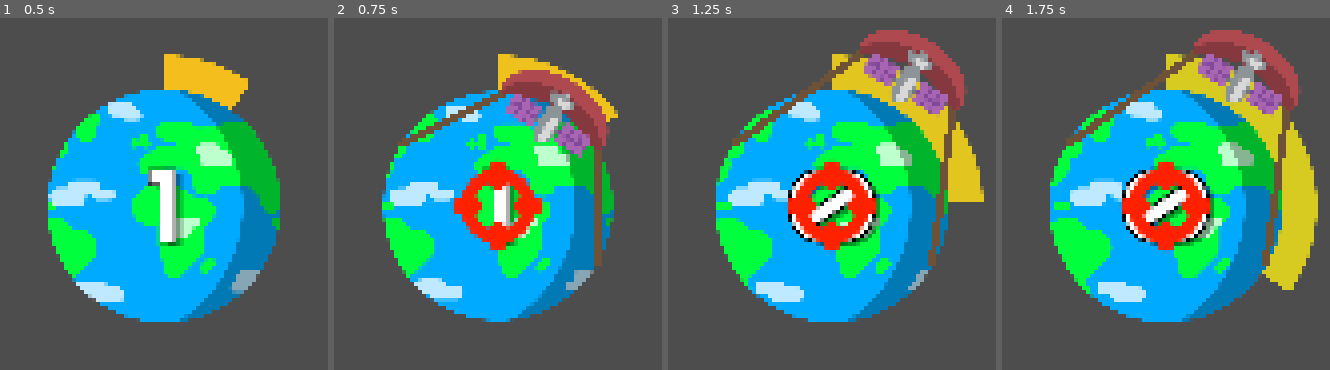
Above: before the commit, frames 1-4 (left to right).
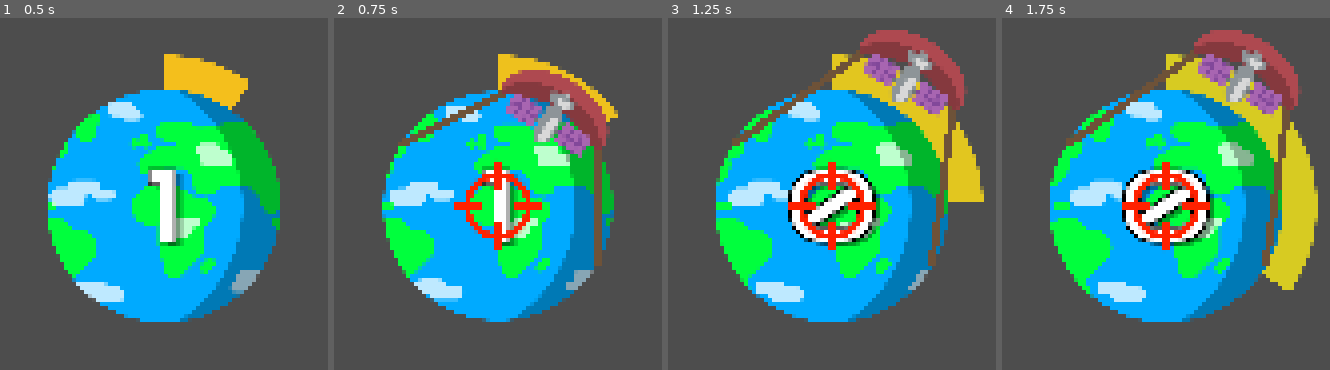
Above: after the commit, the same moments.

Repository: Andreas-R/GmtkJam2025
Game: Godot game, scene res://Scenes/_Slingshot.tscn
Same seed, same stepped clock (60 frames per second), same inputs: the game is played once before the commit and once after it. This scene is started directly instead of the project's main scene.
Inputs (mouse positions are in pixels of both pictures, inside the frame that each line leads up to):
- Up to frame 1 (0.5 s): no input
- Up to frame 2 (0.75 s): drag from (498, 204) to (outside the picture) at 0.52 s
- Up to frame 3 (1.25 s): no input
- Up to frame 4 (1.75 s): drag from (outside the picture) to (1166, 204) at 1.27 s

Frame 1 is identical in both runs. In frame 2, 1.6% of the frame differs, in the area x 36-64%, y 40-66%; in frame 3, 1.7%; in frame 4, 1.7%.
Error in both runs: Attempt to call function 'get_closest_orbit' in base 'null instance' on a null instance. (res://Scripts/Earth/Slingshot.gd:45)

Commit message:
asteroids

Diff:
--- /dev/null
+++ b/gmtkjam2025/Prefabs/Asteroids/Asteroid.tscn
@@ -0,0 +1,34 @@
+[gd_scene load_steps=6 format=3 uid="uid://dgtbp2f3kvwbm"]
+
+[ext_resource type="Texture2D" uid="uid://cc28yn4kaeg58" path="res://Sprites/fire_particle.png" id="1_cfvhy"]
+[ext_resource type="Script" uid="uid://y4m4keixdbmq" path="res://Scripts/Asteroids/Asteroid.gd" id="1_sd8hf"]
+[ext_resource type="Texture2D" uid="uid://c353q28m5pna2" path="res://Sprites/asteroid.png" id="2_3usoh"]
+
+[sub_resource type="Curve" id="Curve_uddbi"]
+_data = [Vector2(0, 1), 0.0, 0.0, 0, 0, Vector2(0.747774, 1), 0.0, 0.0, 0, 0, Vector2(1, 0), 0.0, 0.0, 0, 0]
+point_count = 3
+
+[sub_resource type="Gradient" id="Gradient_uddbi"]
+offsets = PackedFloat32Array(0, 0.533762, 1)
+colors = PackedColorArray(1, 0.766667, 0, 1, 0.947849, 0.539579, 3.85046e-07, 1, 0.95, 0.253333, 0, 1)
+
+[node name="Asteroid" type="Node2D"]
+script = ExtResource("1_sd8hf")
+
+[node name="CPUParticles2D" type="CPUParticles2D" parent="."]
+amount = 100
+texture = ExtResource("1_cfvhy")
+lifetime = 0.5
+direction = Vector2(0, 0)
+spread = 180.0
+gravity = Vector2(0, 0)
+initial_velocity_min = 75.0
+initial_velocity_max = 100.0
+damping_min = 50.0
+damping_max = 50.0
+scale_amount_min = 0.5
+scale_amount_curve = SubResource("Curve_uddbi")
+color_ramp = SubResource("Gradient_uddbi")
+
+[node name="Sprite2D" type="Sprite2D" parent="."]
+texture = ExtResource("2_3usoh")
--- /dev/null
+++ b/gmtkjam2025/Prefabs/Asteroids/AsteroidIndicator.tscn
@@ -0,0 +1,21 @@
+[gd_scene load_steps=6 format=3 uid="uid://c1j2tp45dchvs"]
+
+[ext_resource type="Script" uid="uid://vqprp6cie783" path="res://Scripts/Asteroids/AsteroidIndicator.gd" id="1_5lxp3"]
+[ext_resource type="Shader" uid="uid://pcvpb3fkmf04" path="res://Shaders/AsteroidIndicator.gdshader" id="2_ktvug"]
+[ext_resource type="Texture2D" uid="uid://dqc0jt88oe0ra" path="res://Sprites/pixel.png" id="3_yjk4k"]
+[ext_resource type="PackedScene" uid="uid://dgtbp2f3kvwbm" path="res://Prefabs/Asteroids/Asteroid.tscn" id="4_ktvug"]
+
+[sub_resource type="ShaderMaterial" id="ShaderMaterial_ny5p3"]
+shader = ExtResource("2_ktvug")
+
+[node name="AsteroidIndicator" type="Node2D"]
+script = ExtResource("1_5lxp3")
+
+[node name="Indicator" type="Sprite2D" parent="."]
+modulate = Color(1, 0, 0, 1)
+material = SubResource("ShaderMaterial_ny5p3")
+scale = Vector2(10000, 100)
+texture = ExtResource("3_yjk4k")
+
+[node name="Asteroid" parent="." instance=ExtResource("4_ktvug")]
+position = Vector2(-5000, 0)
--- /dev/null
+++ b/gmtkjam2025/Prefabs/Asteroids/AsteroidSpawner.tscn
@@ -0,0 +1,10 @@
+[gd_scene load_steps=2 format=3 uid="uid://de0u73wtib4ax"]
+
+[ext_resource type="Script" uid="uid://co1mgx2l14s26" path="res://Scripts/Asteroids/AsteroidSpawner.gd" id="1_242ql"]
+
+[node name="AsteroidSpawner" type="Node2D"]
+script = ExtResource("1_242ql")
+
+[node name="Timer" type="Timer" parent="."]
+
+[connection signal="timeout" from="Timer" to="." method="on_timer_timeout"]
--- a/gmtkjam2025/Prefabs/Earth.tscn
+++ b/gmtkjam2025/Prefabs/Earth.tscn
@@ -1,6 +1,6 @@
 [gd_scene load_steps=15 format=3 uid="uid://jxwaqtrcn11h"]
 
-[ext_resource type="Script" uid="uid://bw50u5b4atcvu" path="res://Scripts/Earth.gd" id="1_cbl6o"]
+[ext_resource type="Script" uid="uid://bw50u5b4atcvu" path="res://Scripts/Earth/Earth.gd" id="1_cbl6o"]
 [ext_resource type="Texture2D" uid="uid://bg1opds3ehr18" path="res://Sprites/earth.png" id="2_b5ctf"]
 [ext_resource type="Texture2D" uid="uid://dk8ydtsudh3v2" path="res://Sprites/continents.png" id="3_b5ctf"]
 [ext_resource type="Script" uid="uid://cjr7jmyyfrkk1" path="res://Scripts/Earth/Parallax.gd" id="3_ctwuv"]
--- a/gmtkjam2025/Scenes/RedLine.tscn
+++ /dev/null
@@ -1,8 +0,0 @@
-[gd_scene load_steps=0 format=3 uid="uid://c1j2tp45dchvs"]
-
-[node name="Line" type="Node2D"]
-
-[node name="Line2D" type="Line2D" parent="."]
-points = PackedVector2Array(0, 0, 100, 0)
-width = 5.0
-default_color = Color(1, 0, 0, 1)
--- /dev/null
+++ b/gmtkjam2025/Scenes/_Asteroids.tscn
@@ -0,0 +1,16 @@
+[gd_scene load_steps=4 format=3 uid="uid://crwvhx17ps27p"]
+
+[ext_resource type="PackedScene" uid="uid://jxwaqtrcn11h" path="res://Prefabs/Earth.tscn" id="1_14jdv"]
+[ext_resource type="PackedScene" uid="uid://6f3mt2biylhl" path="res://Prefabs/OrbitManager.tscn" id="2_a21cb"]
+[ext_resource type="PackedScene" uid="uid://de0u73wtib4ax" path="res://Prefabs/Asteroids/AsteroidSpawner.tscn" id="3_sm5vq"]
+
+[node name="Main" type="Node2D"]
+
+[node name="Camera2D" type="Camera2D" parent="."]
+zoom = Vector2(0.5, 0.5)
+
+[node name="Earth" parent="." instance=ExtResource("1_14jdv")]
+
+[node name="OrbitManager" parent="." instance=ExtResource("2_a21cb")]
+
+[node name="AsteroidSpawner" parent="." instance=ExtResource("3_sm5vq")]
--- /dev/null
+++ b/gmtkjam2025/Scripts/Asteroids/Asteroid.gd
@@ -0,0 +1,3 @@
+class_name Asteroid
+
+extends Node2D
--- /dev/null
+++ b/gmtkjam2025/Scripts/Asteroids/AsteroidIndicator.gd
@@ -0,0 +1,27 @@
+class_name AsteroidIndicator
+
+extends Node2D
+
+static var asteroid_prefab: PackedScene = load("res://Prefabs/Asteroids/Asteroid.tscn") as PackedScene
+
+@onready var indicator: Sprite2D = $Indicator
+@onready var asteroid: Asteroid = $Asteroid
+
+var spawn_tween: Tween
+
+func spawn():
+    indicator.scale.y = 0
+    indicator.visible = true
+    indicator.modulate = Color(1.0, 0.5, 0.0, 1.0)
+
+    spawn_tween = create_tween().set_ease(Tween.EASE_IN)
+    spawn_tween.set_parallel(true)
+    spawn_tween.tween_property(indicator, "scale", Vector2(indicator.scale.x, 60), 4.0)
+    spawn_tween.tween_property(indicator, "modulate", Color(1.0, 0.0, 0.0, 1.0), 0.5).set_delay(4.0)
+    spawn_tween.tween_property(indicator, "scale", Vector2(indicator.scale.x, 5), 0.75).set_delay(4.75)
+    spawn_tween.tween_property(asteroid, "position", Vector2(-asteroid.position.x, asteroid.position.y), 4.0).set_delay(4.0)
+    spawn_tween.tween_property(indicator, "scale", Vector2(indicator.scale.x, 0), 0.5).set_delay(7.0)
+    spawn_tween.tween_callback(cleanup).set_delay(8.0)
+
+func cleanup():
+    queue_free()
--- /dev/null
+++ b/gmtkjam2025/Scripts/Asteroids/AsteroidSpawner.gd
@@ -0,0 +1,44 @@
+class_name AsteroidSpawner
+
+extends Node2D
+
+static var asteroid_indicator_prefab: PackedScene = load("res://Prefabs/Asteroids/AsteroidIndicator.tscn") as PackedScene
+
+@onready var orbitManager: OrbitManager = $/root/Main/OrbitManager
+@onready var timer: Timer = $Timer
+
+var spawnTime: float = 5.0;
+var last_angle: float = 0;
+
+func _ready() -> void:
+    last_angle = randf_range(0, 2 * PI)
+    start_timer(spawnTime)
+
+func start_timer(wait_time: float):
+    timer.start(wait_time)
+
+func on_timer_timeout() -> void:
+    spawn_asteroid_indicator()
+    start_timer(spawnTime)
+
+func spawn_asteroid_indicator():
+    var number_of_orbits := orbitManager._orbits.size();
+
+    var min_dist := orbitManager.orbit_radius_offset - orbitManager.orbit_radius_offset * 0.25
+    var max_dist: float = 0
+
+    if number_of_orbits <= 1:
+        max_dist = min_dist
+    else:
+        max_dist = orbitManager.orbit_radius_offset + (number_of_orbits - 1.5) * orbitManager.orbit_radius_distance
+
+    var rand_dist = randf_range(min_dist, max_dist)
+    var rand_angle = last_angle + randf_range(PI * 0.25, PI * 1.75)
+    last_angle = rand_angle
+
+    var asteroid_indicator := asteroid_indicator_prefab.instantiate() as AsteroidIndicator
+    self.add_child(asteroid_indicator)
+    asteroid_indicator.global_position = Vector2(0, rand_dist).rotated(rand_angle)
+    asteroid_indicator.global_rotation = rand_angle
+
+    asteroid_indicator.spawn()
--- a/gmtkjam2025/Scripts/Earth/SatelliteCounter.gd
+++ b/gmtkjam2025/Scripts/Earth/SatelliteCounter.gd
@@ -32,6 +32,13 @@
     wobble()
     start_timer(spawnTime)
 
+func update_counter():
+    counterLabel.text = str(satelliteCount)
+
+func decrease_counter():
+    satelliteCount -= 1
+    counterLabel.text = str(satelliteCount)
+
 func wobble():
     if wobble_tween != null:
         wobble_tween.kill()
@@ -40,10 +47,3 @@
     wobble_tween.tween_property(counterPivot, "scale", Vector2(1.5, 1.5), 0.1)
     wobble_tween.tween_property(counterPivot, "scale", Vector2(0.75, 0.75), 0.1)
     wobble_tween.tween_property(counterPivot, "scale", Vector2(1, 1), 0.1)
-
-func update_counter():
-    counterLabel.text = str(satelliteCount)
-
-func decrease_counter():
-    satelliteCount -= 1
-    counterLabel.text = str(satelliteCount)
--- a/gmtkjam2025/Scripts/Earth/Slingshot.gd
+++ b/gmtkjam2025/Scripts/Earth/Slingshot.gd
@@ -53,7 +53,9 @@
 
 func _draw():
     if state == SlingshotState.AIMING:
-        draw_dashed_line(saddle.global_position, crosshair.global_position, Color.RED, 10, 30, false, true)
+        var dir = (crosshair.global_position - saddle.global_position)
+        var dist = dir.length()
+        draw_dashed_line(saddle.global_position, crosshair.global_position - (dir / dist) * min(dist, 50), Color.RED, 10, 30, false, true)
 
 func reset_slingshot():
     pivot.rotation = 0
--- /dev/null
+++ b/gmtkjam2025/Shaders/AsteroidIndicator.gdshader
@@ -0,0 +1,17 @@
+shader_type canvas_item;
+
+const float STEPS = 100.0;
+
+varying vec4 MODULATE;
+
+void vertex() {
+	MODULATE = COLOR;
+}
+
+void fragment() {
+    float y = abs(UV.y - 0.5);
+	float t = (UV.x - TIME / STEPS * 2.0) * STEPS + y * 0.25;
+    float s = floor(t);
+    float a = t - s;
+    COLOR = MODULATE * vec4(1.0, 1.0, 1.0, a);
+}
Not shown, added: gmtkjam2025/Scripts/Asteroids/Asteroid.gd.uid
Not shown, added: gmtkjam2025/Scripts/Asteroids/AsteroidIndicator.gd.uid
Not shown, added: gmtkjam2025/Scripts/Asteroids/AsteroidSpawner.gd.uid
Renamed: gmtkjam2025/Scripts/Earth.gd -> gmtkjam2025/Scripts/Earth/Earth.gd
Renamed: gmtkjam2025/Scripts/Earth.gd.uid -> gmtkjam2025/Scripts/Earth/Earth.gd.uid
Not shown, added: gmtkjam2025/Shaders/AsteroidIndicator.gdshader.uid
Binary file added: gmtkjam2025/Sprites/asteroid.png
Not shown, added: gmtkjam2025/Sprites/asteroid.png.import
Binary file changed: gmtkjam2025/Sprites/crosshair.png
Binary file added: gmtkjam2025/Sprites/fire_particle.png
Not shown, added: gmtkjam2025/Sprites/fire_particle.png.import
Not shown, added: gmtkjam2025/Scenes/_Asteroids.tscn23056398232.tmp
(and 2 more such lines)
